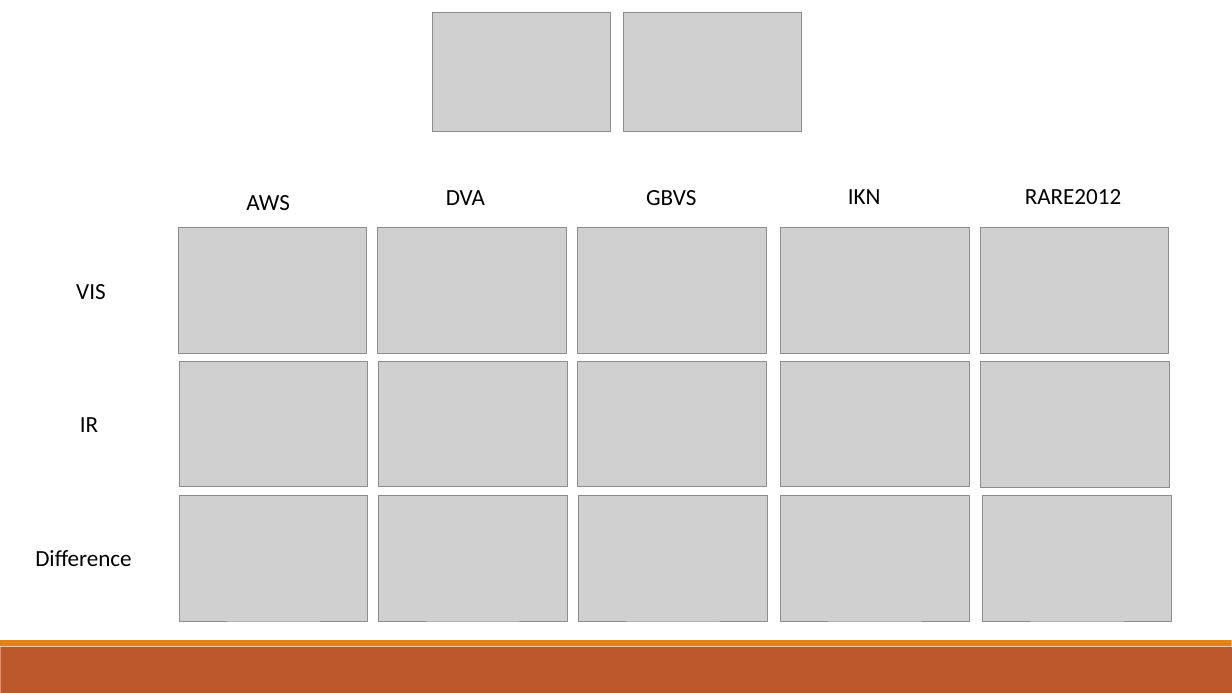
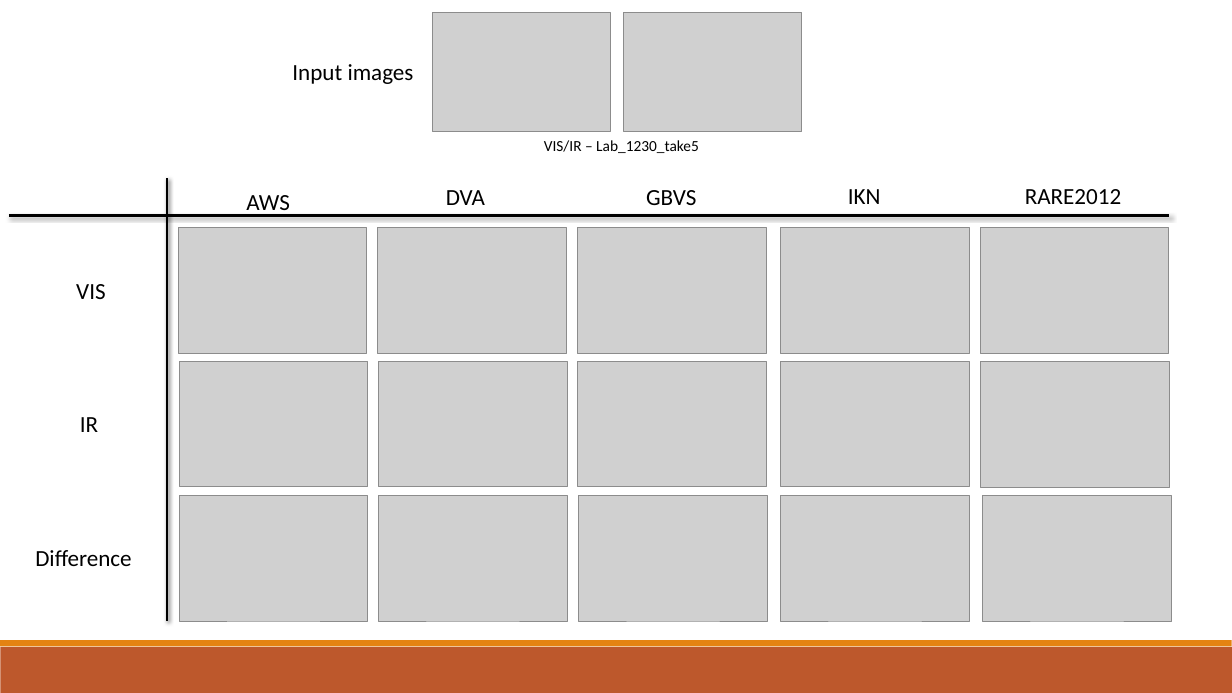
Before and after one commit to PCaruana9/EECS4422_Project, a slide deck: slide 10 of Docs/EECS_4422.pptx (slide 3 before the commit). Drawn at 1232x693 pixels with LibreOffice and Linux fonts; fonts in the diff are those of the drawing; grey boxes stand for pictures. Boxes give left, top, right and bottom in pixels: in the first picture for what was removed or moved away, otherwise in the second. Text is boxed around its words. In the diff, an @@ line names an element or a change of style, - is before the commit and + after.

```diff
--- a/Docs/EECS_4422.pptx
+++ b/Docs/EECS_4422.pptx
@@ text added at <box>292,64,414,84</box>, 18 pt, text #000000 @@
+Input images
@@ text added at <box>544,140,699,153</box>, 12 pt, text #000000 @@
+VIS/IR – Lab_1230_take5
@@ line added from (167, 178) to (167, 621), #000000 2 pt @@
@@ line added from (9, 215) to (1170, 215), #000000 2 pt @@
```
Also in this commit, not shown: 14 slides added, 2 slides removed, 3 other files.
